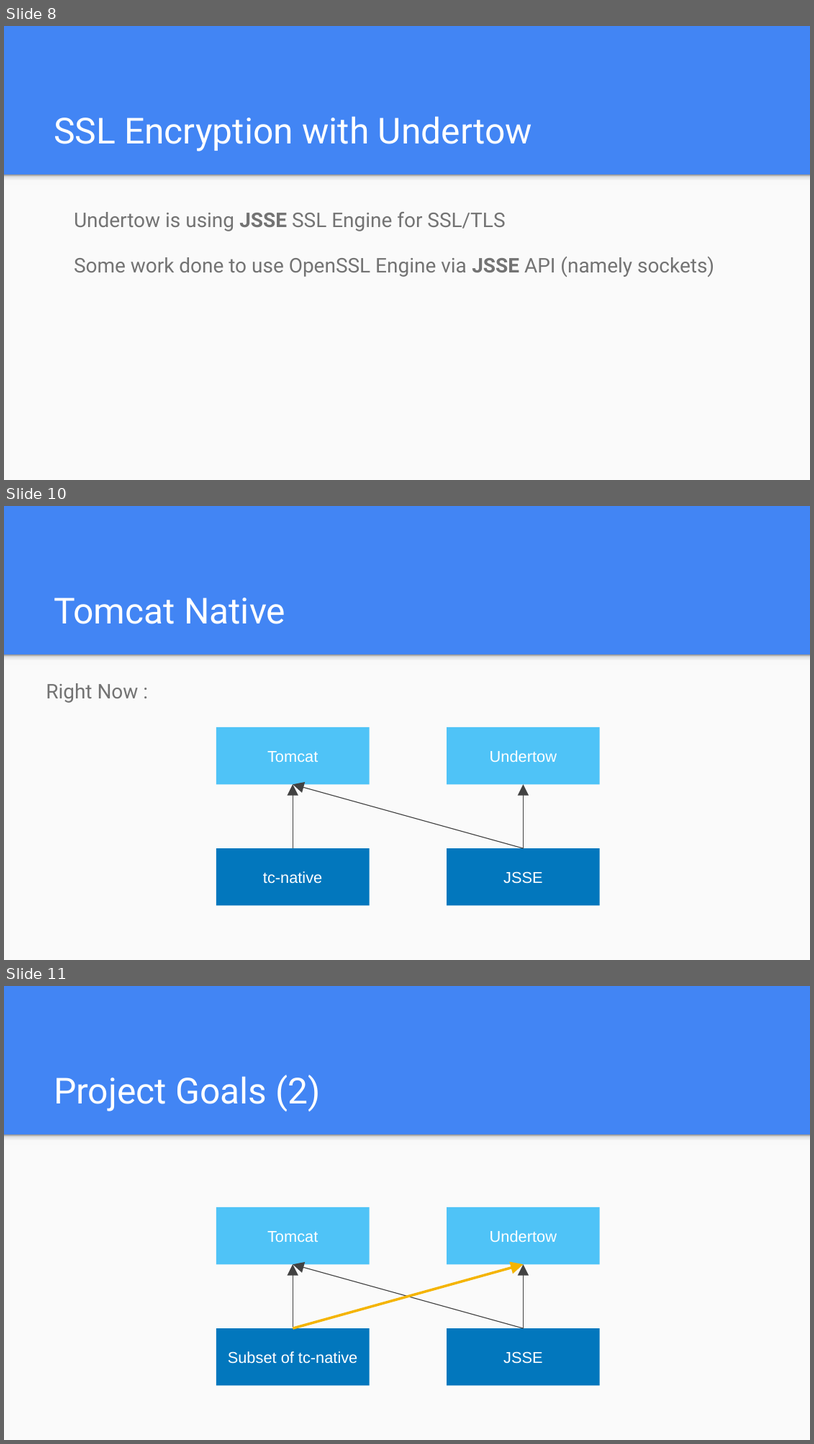
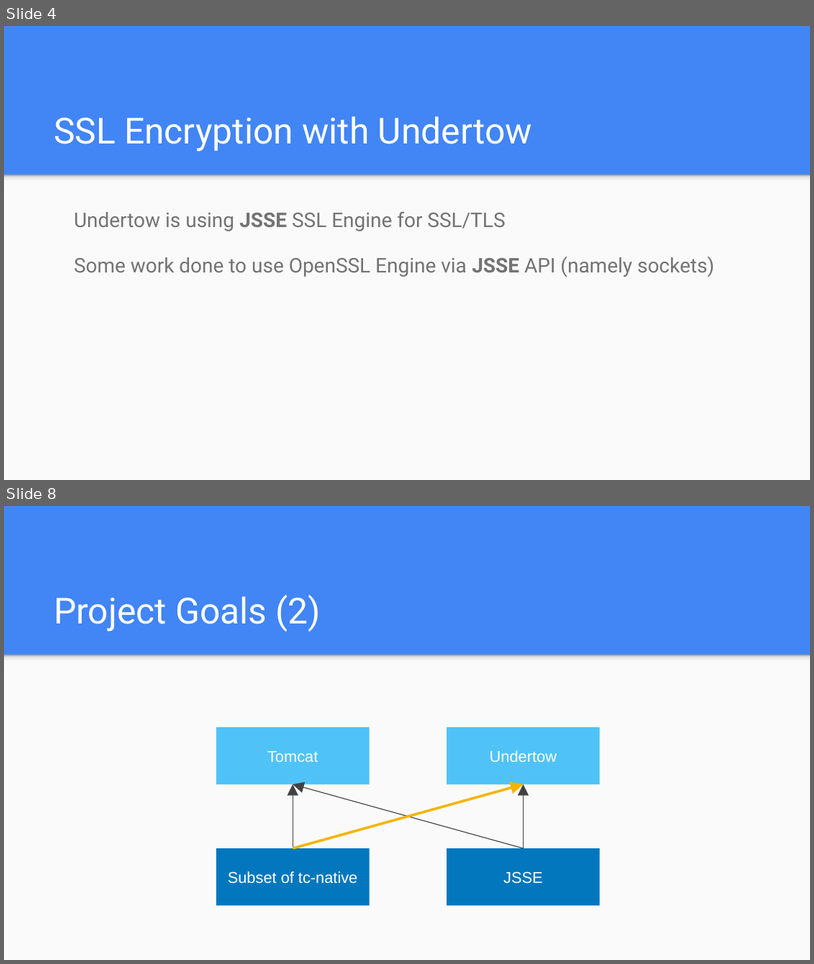
Before and after one commit to jocelynthode/tomcat-native2-doc, a slide deck: initial_presentation.pptx. Shown one above the other, each under a label of ours: slides 8, 10 and 11 before the commit, slides 4 and 8 after it; the slides between them are not shown. The pictures are 814x1444 and 814x964 pixels, drawn with LibreOffice and Linux fonts; fonts in the diff are those of the drawing. Boxes give left, top, right and bottom in pixels: in the first picture for what was removed or moved away, otherwise in the second. Text is boxed around its words. In the diff, an @@ line names an element or a change of style, - is before the commit and + after.

```diff
--- a/initial_presentation.pptx
+++ b/initial_presentation.pptx
@@ slide 10 removed at bbox=[4, 506, 810, 960], background #4285F4; not listed: 2 template elements that a slide beside it also shows @@
@@ title removed at bbox=[54, 597, 286, 624] @@
-Tomcat Native
@@ text removed at bbox=[46, 683, 139, 703] @@
-Right Now :
@@ rectangle removed at bbox=[216, 727, 369, 784] @@
-Tomcat
@@ rectangle removed at bbox=[447, 727, 600, 784] @@
-Undertow
@@ arrow removed from (523, 848) to (293, 784) @@
@@ arrow removed from (293, 848) to (293, 784) @@
@@ arrow removed from (523, 848) to (523, 784) @@
@@ rectangle removed at bbox=[216, 848, 369, 905] @@
-tc-native
@@ rectangle removed at bbox=[447, 848, 600, 905] @@
-JSSE
@@ what was slide 8 is now slide 4 @@
@@ what was slide 11 is now slide 8 @@
```
Also in this commit, not shown: 6 slides changed, 2 other slides removed, 1 other file.
